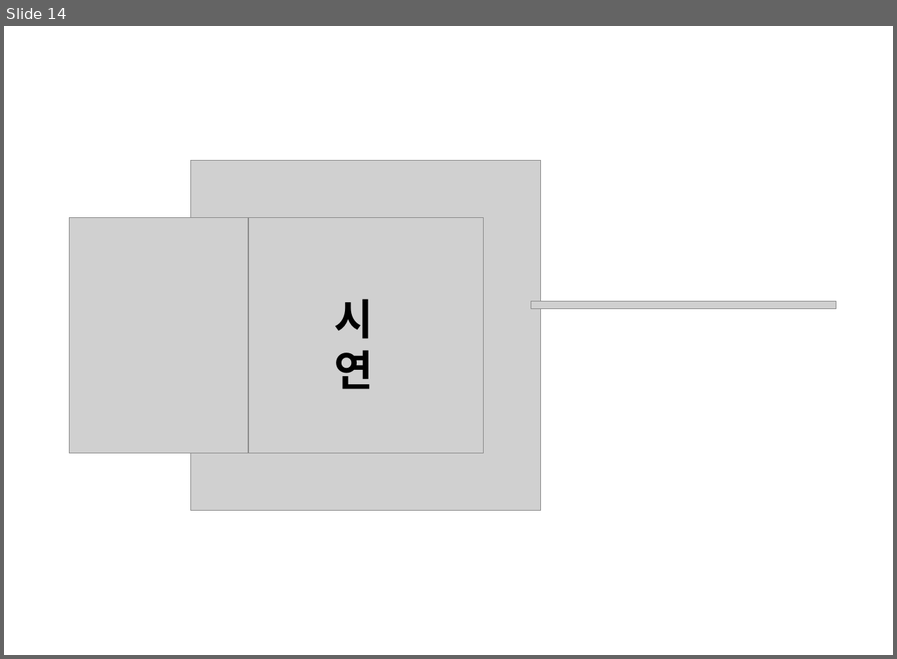
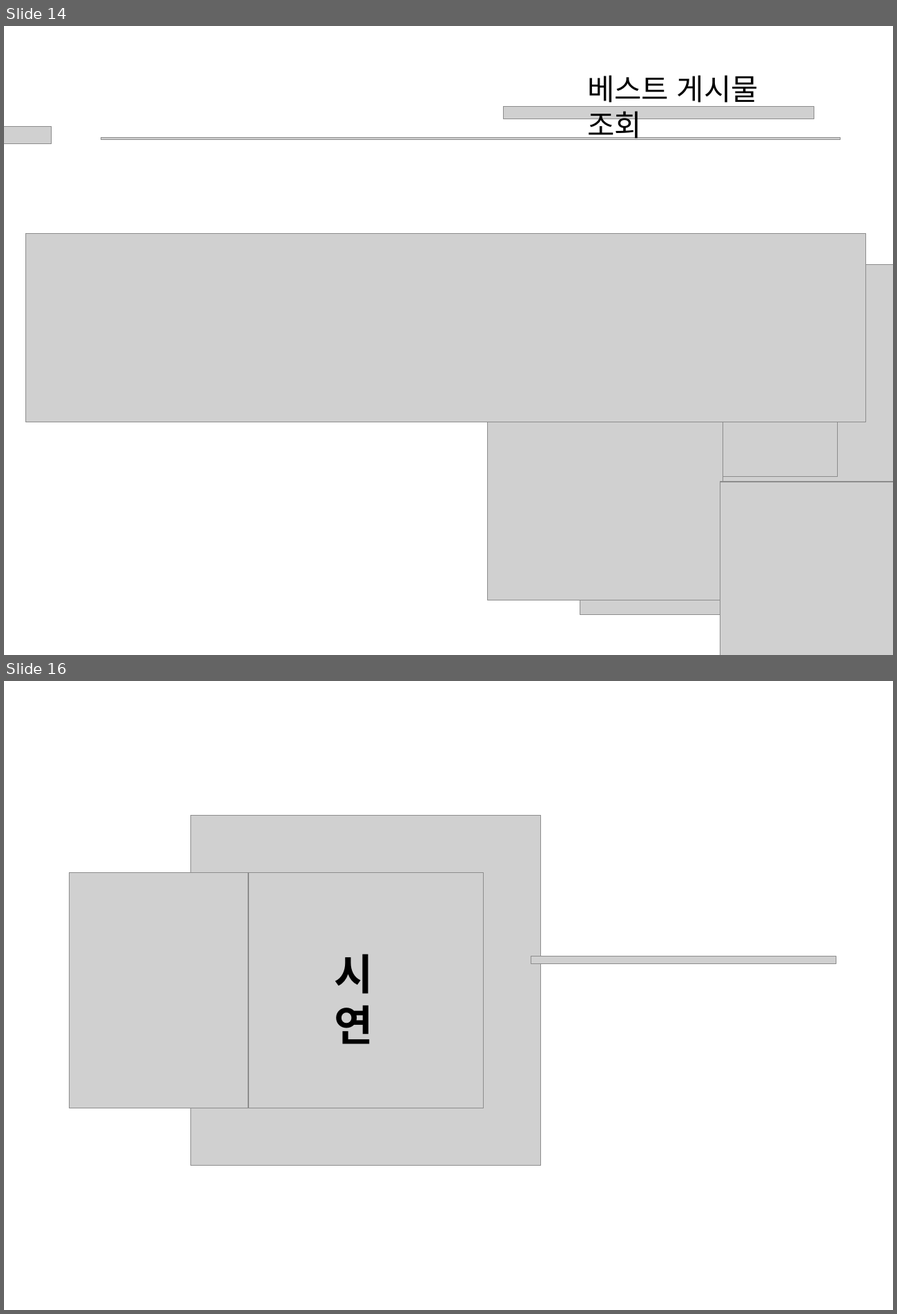
Before and after one commit to nunnunnu/miniProject, a slide deck: ppt/miniproject.pptx. Shown one above the other, each under a label of ours: slide 14 before the commit, slides 14 and 16 after it; the slides between them are not shown. The pictures are 897x659 and 897x1314 pixels, drawn with LibreOffice and Linux fonts; fonts in the diff are those of the drawing; grey boxes stand for pictures; background and template pictures are left out. Boxes give left, top, right and bottom in pixels: in the first picture for what was removed or moved away, otherwise in the second. Text is boxed around its words. In the diff, an @@ line names an element or a change of style, - is before the commit and + after.

```diff
--- a/ppt/miniproject.pptx
+++ b/ppt/miniproject.pptx
@@ slide 14 added at box(4, 26, 893, 655), background #FFFFFF @@
@@ text added at box(587, 75, 758, 143), 28 pt, text #000000 @@
+베스트 게시물 조회
@@ picture added at box(503, 107, 814, 119) @@
@@ picture added at box(4, 126, 51, 144) @@
@@ picture added at box(101, 138, 840, 140) @@
@@ picture added at box(26, 234, 865, 422) @@
@@ picture added at box(602, 241, 838, 476) @@
@@ picture added at box(579, 265, 893, 615) @@
@@ picture added at box(488, 364, 722, 599) @@
@@ picture added at box(720, 481, 893, 655) @@
@@ what was slide 14 is now slide 16 @@
```
Also in this commit, not shown: 1 slide changed, 1 other slide added, 7 other files.
